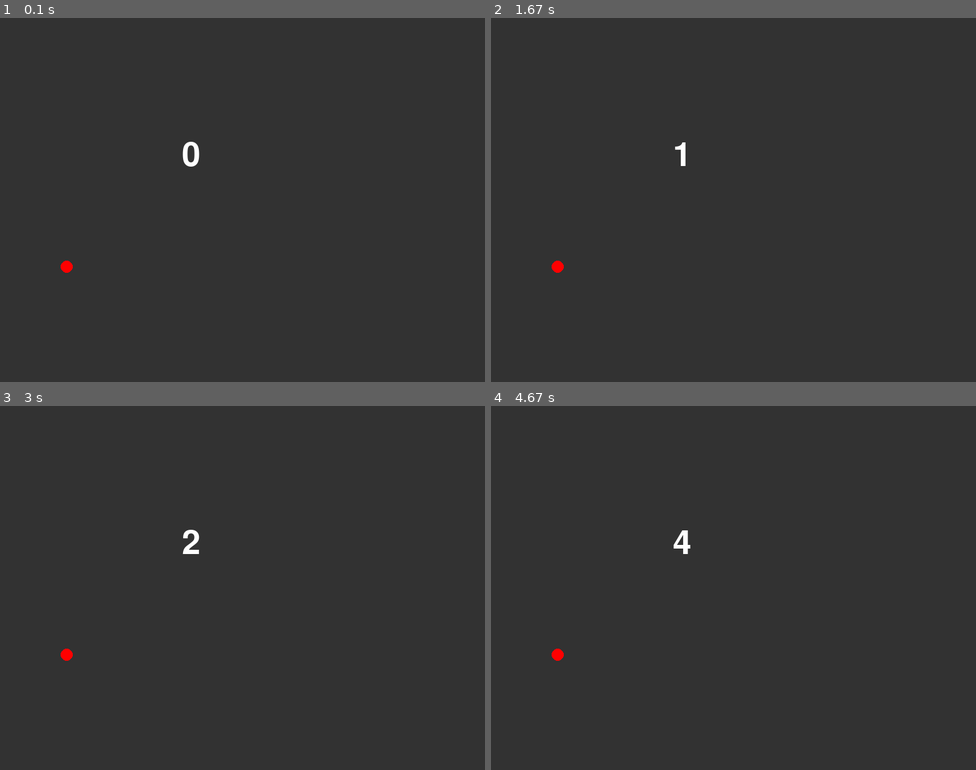
Above: before the commit, frames 1-4 (two rows, left to right).
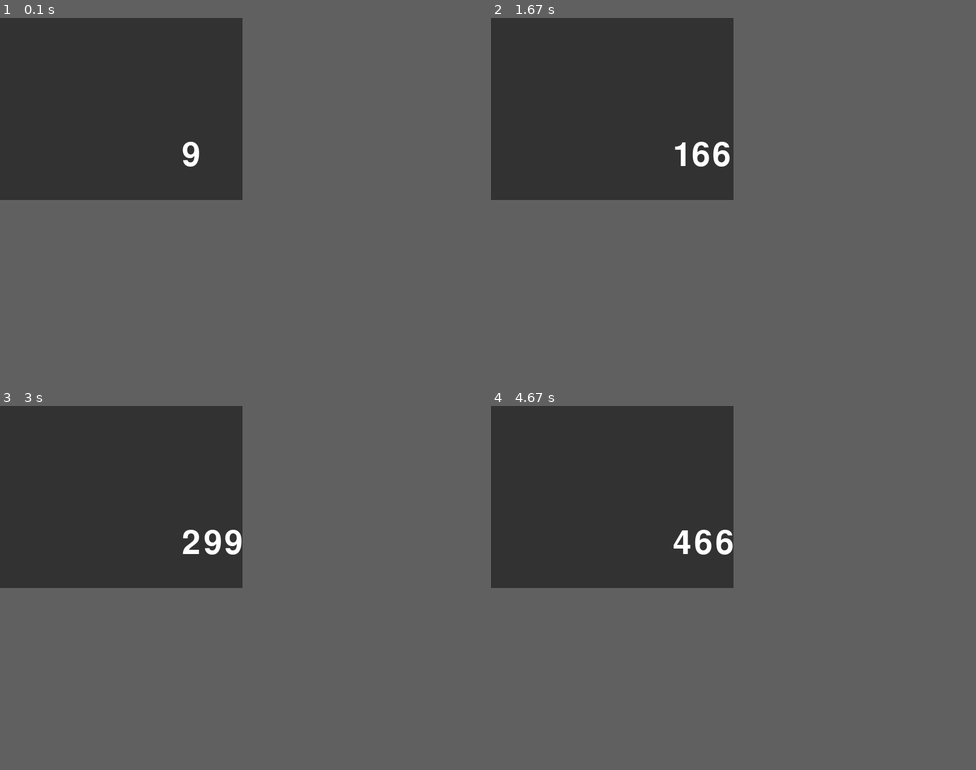
Above: after the commit, the same moments.

Repository: SakurakoInoue/ProjExD_01
Game: pygame game, started from pygame_system.py
Two runs of this game, one before a commit and one after it. Both use one fixed random seed, a clock stepped at 60 frames per second and the inputs below.
Inputs:
- Up to frame 1 (0.1 s): no input
- Up to frame 2 (1.67 s): no input
- Up to frame 3 (3 s): no input
- Up to frame 4 (4.67 s): no input
In our replay, the window is 800x600 before the commit and 400x300 after it. These sizes can differ from the game's own. Grey fills any space a smaller window leaves; there, only what the larger window draws over its background counts as a difference.

The runs differ from the first frame. In frame 1, 0.1% of the frame differs, in the area x 12-42%, y 34-70%; in frame 2, 0.4%, in the area x 12-50%, y 34-70%; in frame 3, 0.4%; in frame 4, 0.4%.

Commit message:
初コミットわら

Diff:
--- a/pygame_system.py
+++ b/pygame_system.py
@@ -3,7 +3,7 @@
 
 def main():
     pg.display.set_caption("はじめてのPygame")
-    screen = pg.display.set_mode((800, 600))
+    screen = pg.display.set_mode((400, 300))
     clock = pg.time.Clock()
     font = pg.font.Font(None, 80)
 
@@ -22,7 +22,7 @@
         screen.blit(enn, [100, 400])
         pg.display.update()
         tmr += 1
-        clock.tick(1)
+        clock.tick(100)
 
 
 if __name__ == "__main__":
